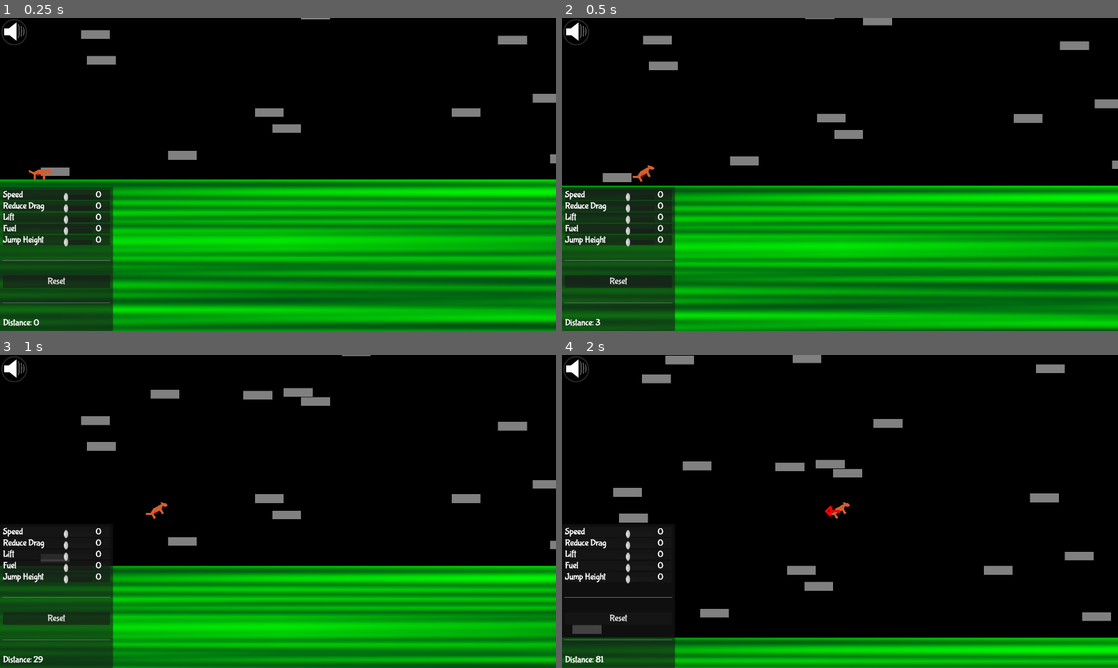
Above: before the commit, frames 1-4 (two rows, left to right).
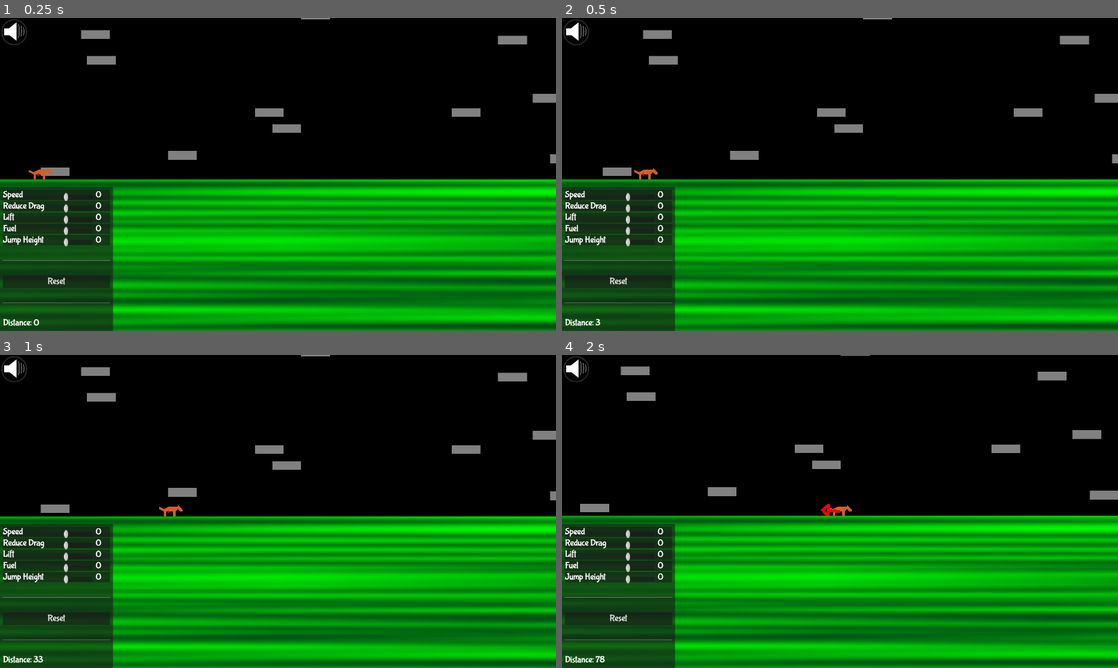
Above: after the commit, the same moments.

Repository: 100-Devs-1-Game/FlightOfHarmony
Game: Godot game, scene res://test/flight_test_scene.tscn
Two runs of this game, one before a commit and one after it. Both use one fixed random seed, a clock stepped at 60 frames per second and the inputs below. This scene is started directly instead of the project's main scene.
Inputs (mouse positions are in pixels of both pictures, inside the frame that each line leads up to):
- Up to frame 1 (0.25 s): no input
- Up to frame 2 (0.5 s): no input
- Up to frame 3 (1 s): move the mouse to (250, 574) at 0.52 s; hold Up (ui_up) from 0.53 s (still down); hold Space (propulsion) from 0.53 s (still down)
- Up to frame 4 (2 s): keep holding Up (ui_up); move the mouse to (1006, 558) at 1.27 s; release Space (propulsion) at 1.28 s; tap Space (propulsion) at 1.35 s

Frame 1 is identical in both runs. In frame 2, 29% of the frame differs, in the area x 0-100%, y 0-100%; in frame 3, 37%; in frame 4, 45%.
Error after the commit: Cannot call method 'play' on a null value. (res://flight/flying_pony.gd:116)

Commit message:
Add dynamic trotting sfx

Diff:
--- a/src/flight/flying_pony.gd
+++ b/src/flight/flying_pony.gd
@@ -48,6 +48,8 @@
 @onready var head_flying: Sprite2D = $HeadFlying
 
 @onready var orig_pos: Vector2= position
+@onready var audio_trotting: AudioStreamPlayer = $"AudioStreamPlayer Trotting"
+
 
 var state: State= State.WALKING
 ## Lift effects only get enabled once the ponys jump arc has reached it's maximum
@@ -111,6 +113,9 @@
 	state= State.WALKING
 	play_animation()
 
+	audio_trotting.play()
+	audio_trotting.pitch_scale= 1 + stats.get_level(PonyStats.StatType.SPEED) * 0.05
+
 	add_upgrade_overlays()
 
 	#enable_lift= false
@@ -120,6 +125,7 @@
 func jump():
 	state= State.FLYING
 	play_animation()
+	audio_trotting.stop()
 
 	velocity= velocity.length() * Vector2.from_angle(-deg_to_rad(jump_angle))
 	look_at(position + velocity)
--- a/src/flight/flying_pony.tscn
+++ b/src/flight/flying_pony.tscn
@@ -8,6 +8,7 @@
 [ext_resource type="SpriteFrames" uid="uid://b0840uun3i2k2" path="res://flight/flying_pony_animations.tres" id="5_22ryr"]
 [ext_resource type="Texture2D" uid="uid://cnt8bmvfl4d1r" path="res://assets/art/flight/pony/heads/Default_Normal/SL_head_Running.png" id="5_y8g1j"]
 [ext_resource type="Texture2D" uid="uid://2l1fovioth2h" path="res://assets/art/flight/pony/heads/Default_Normal/SL_head_Flying.png" id="6_22ryr"]
+[ext_resource type="AudioStream" uid="uid://ccadkt4t548it" path="res://assets/sfx/Horse_Trotting1.mp3" id="9_ph0dt"]
 
 [sub_resource type="RectangleShape2D" id="RectangleShape2D_22ryr"]
 size = Vector2(250, 130)
@@ -57,3 +58,8 @@
 visible = false
 position = Vector2(6, -19)
 texture = ExtResource("6_22ryr")
+
+[node name="AudioStreamPlayer Trotting" type="AudioStreamPlayer" parent="."]
+stream = ExtResource("9_ph0dt")
+bus = &"Sfx"
+parameters/looping = false
Not shown, changed: src/assets/sfx/Horse_Trotting1.mp3.import
Not shown: 1 places in src/flight/flying_pony.tscn that only renumber resources
